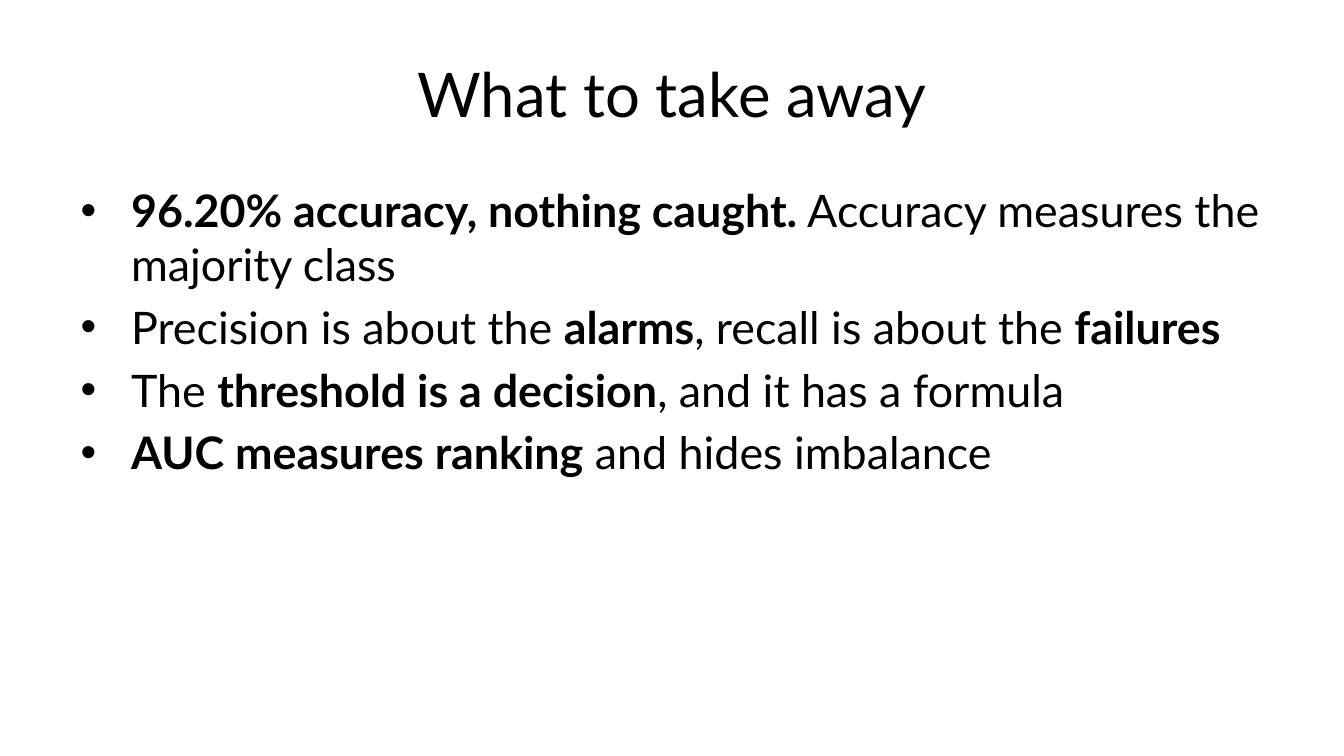
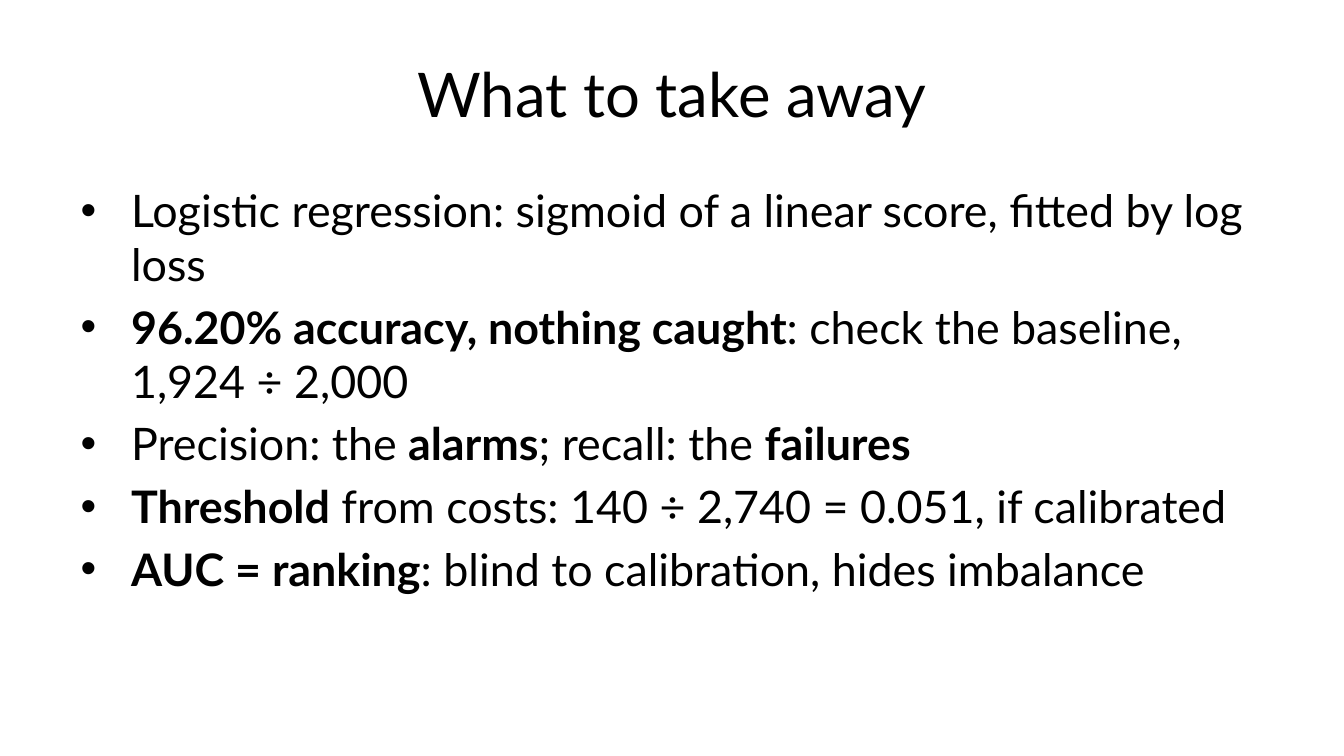
Before and after one commit to fabioantonini/technologies-for-artificial-intelligence, a slide deck: slide 61 of Lessons/04_classification_and_metrics/Slides/classification_and_metrics_slides.pptx (slide 59 before the commit). Drawn at 1344x756 pixels with LibreOffice and Linux fonts; fonts in the diff are those of the drawing; background and template pictures are left out. Boxes give left, top, right and bottom in pixels: in the first picture for what was removed or moved away, otherwise in the second. Text is boxed around its words. In the diff, an @@ line names an element or a change of style, - is before the commit and + after.

```diff
--- a/Lessons/04_classification_and_metrics/Slides/classification_and_metrics_slides.pptx
+++ b/Lessons/04_classification_and_metrics/Slides/classification_and_metrics_slides.pptx
@@ text at bbox=[131, 194, 1243, 594]: text changed @@
-• 96.20% accuracy, nothing caught. Accuracy measures the majority class
-• Precision is about the alarms, recall is about the failures
-• The threshold is a decision, and it has a formula
-• AUC measures ranking and hides imbalance
+• Logistic regression: sigmoid of a linear score, fitted by log loss
+• 96.20% accuracy, nothing caught: check the baseline, 1,924 ÷ 2,000
+• Precision: the alarms; recall: the failures
+• Threshold from costs: 140 ÷ 2,740 = 0.051, if calibrated
+• AUC = ranking: blind to calibration, hides imbalance
```
Also in this commit, not shown: 4 other slides changed, 3 slides added, 1 slide removed, 19 other files.
